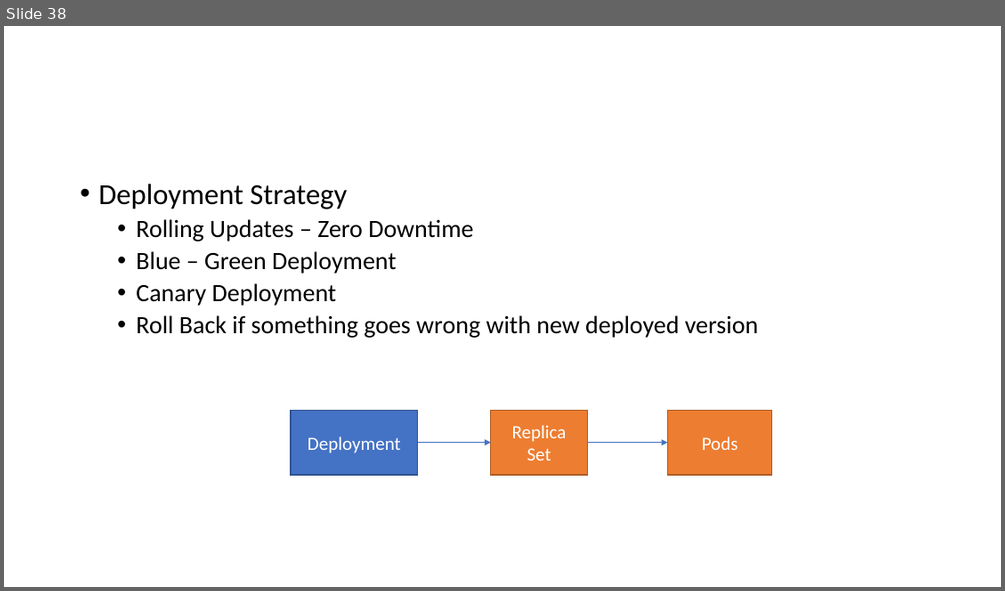
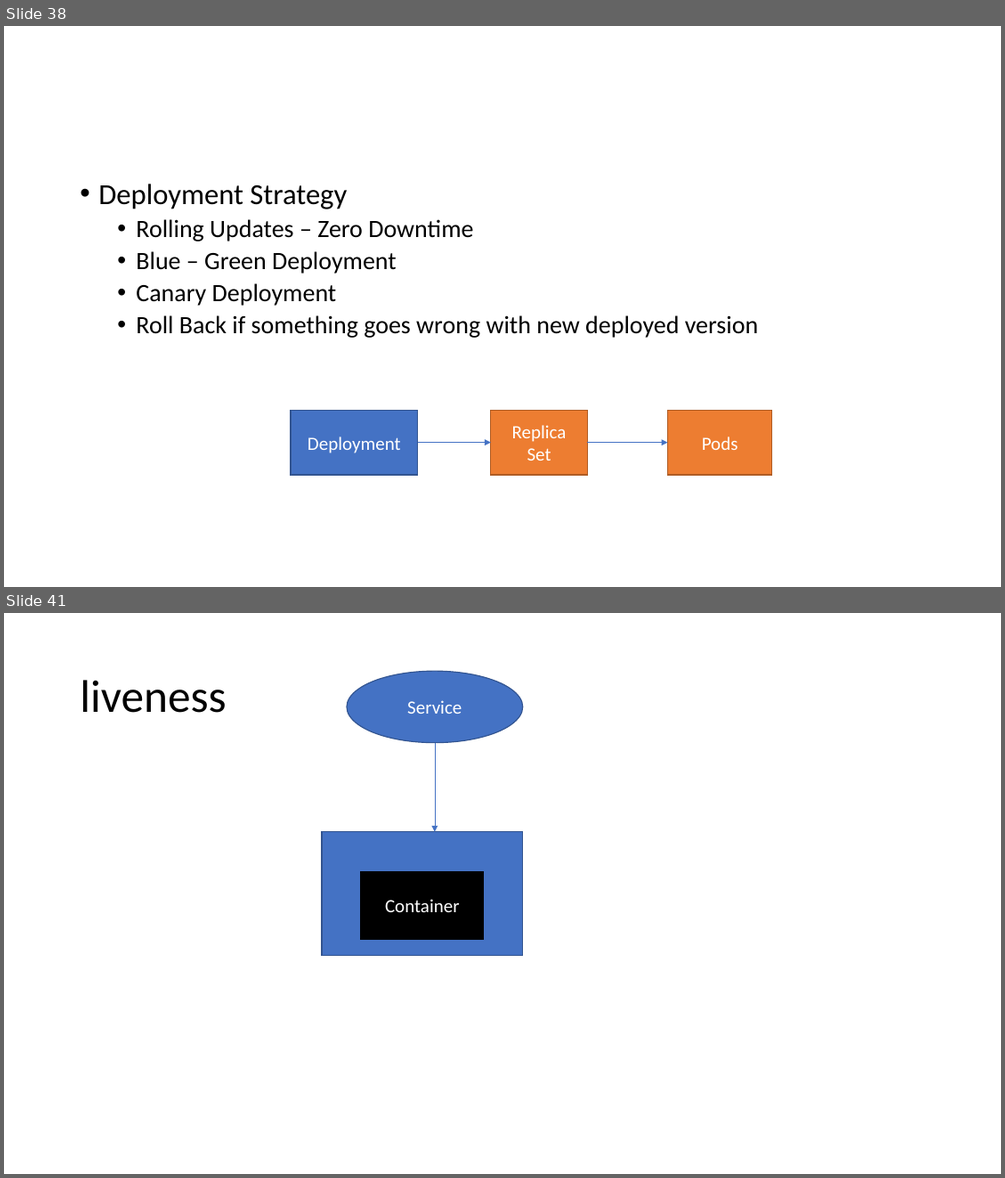
Before and after one commit to BhaveshBR/ckalab, a slide deck: WhiteBoard.pptx. Shown one above the other, each under a label of ours: slide 38 before the commit, slides 38 and 41 after it; the slides between them are not shown. The pictures are 1005x591 and 1005x1178 pixels, drawn with LibreOffice and Linux fonts; fonts in the diff are those of the drawing. Boxes give left, top, right and bottom in pixels: in the first picture for what was removed or moved away, otherwise in the second. Text is boxed around its words. In the diff, an @@ line names an element or a change of style, - is before the commit and + after.

```diff
--- a/WhiteBoard.pptx
+++ b/WhiteBoard.pptx
@@ slide 41 added at (4,613,1001,1174), background #FFFFFF @@
@@ title added at (80,680,226,713), 44 pt, text #000000 @@
+liveness
@@ ellipse added at (347,672,522,743), fill #4472C4, outline #325491 1 pt, 18 pt, text #FFFFFF @@
+Service
@@ arrow added from (435, 742) to (435, 832), #4472C4 0.5 pt @@
@@ rectangle added at (322,832,523,956), fill #4472C4, outline #325491 1 pt @@
@@ rectangle added at (361,871,484,939), fill #000000, outline #000000 1 pt, 18 pt, text #FFFFFF @@
+Container
```
Also in this commit, not shown: 5 other slides added, 2 other files.
